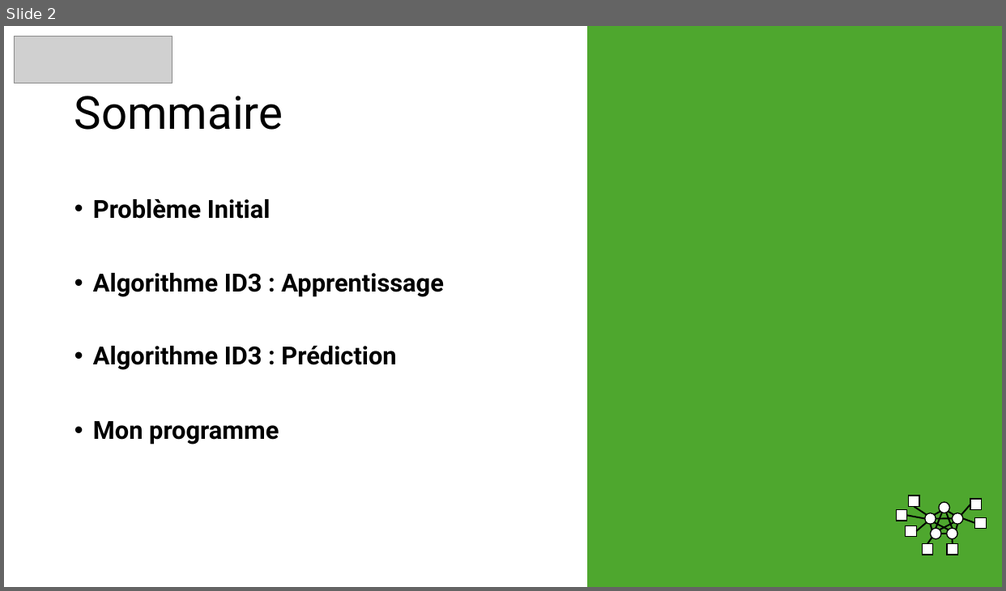
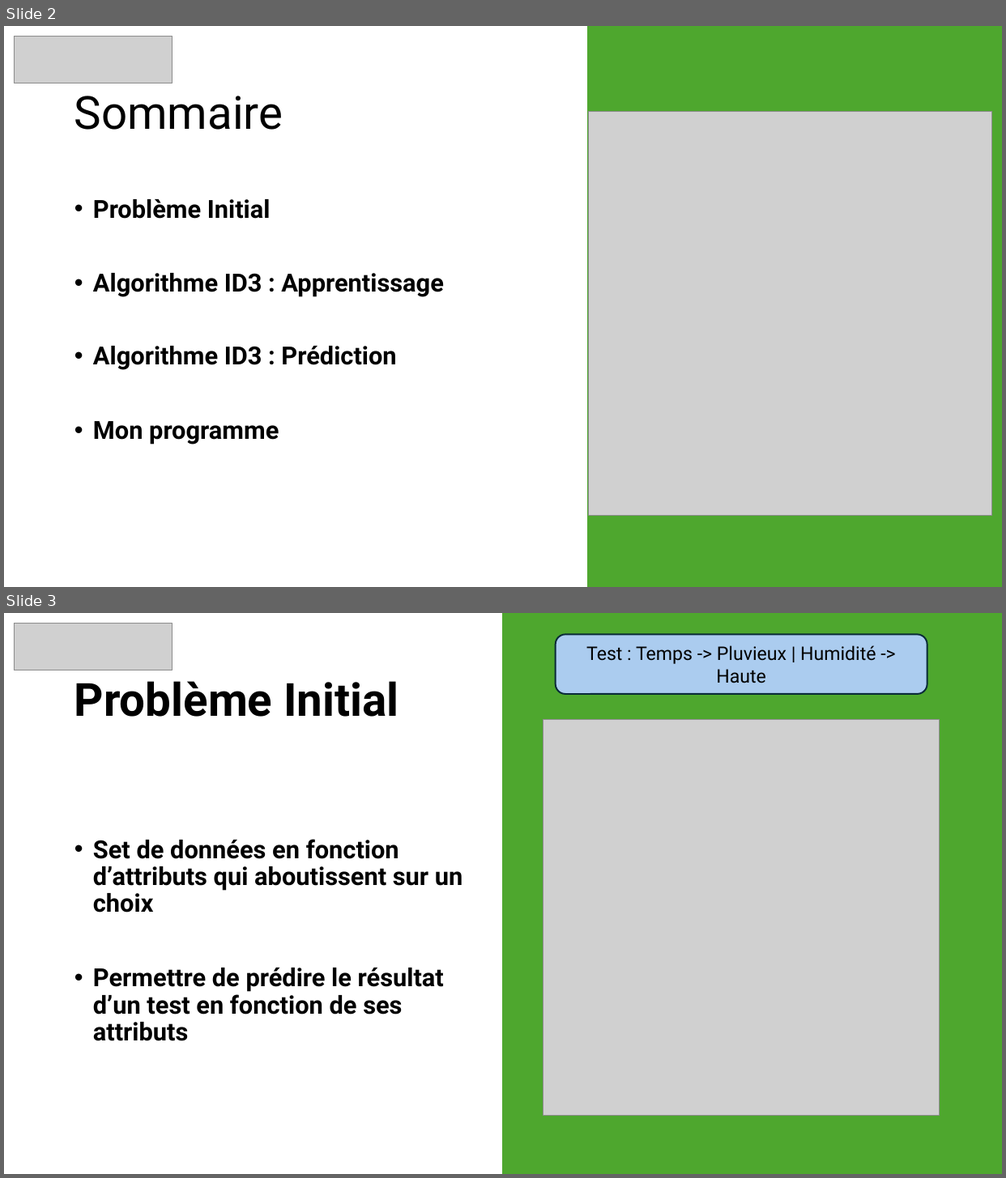
Before and after one commit to snonow/PROJ631-Arbres_de_decision, a slide deck: Presentation-Proj631 - Arbre_de_Décision.pptx. Shown one above the other, each under a label of ours: slide 2 before the commit, slides 2 and 3 after it. The pictures are 1006x591 and 1006x1178 pixels, drawn with LibreOffice and Linux fonts; fonts in the diff are those of the drawing; grey boxes stand for pictures; background and template pictures are left out. Boxes give left, top, right and bottom in pixels: in the first picture for what was removed or moved away, otherwise in the second. Text is boxed around its words. In the diff, an @@ line names an element or a change of style, - is before the commit and + after.

```diff
--- a/Presentation-Proj631 - Arbre_de_Décision.pptx
+++ b/Presentation-Proj631 - Arbre_de_Décision.pptx
@@ slide 3 added at (4,613,1002,1174), background #FFFFFF @@
@@ picture added at (14,624,172,671) @@
@@ text added at (67,613,747,618), 44 pt, text #000000 @@
+Sommaire
@@ rectangle added at (503,613,1002,1174), fill #4EA72E, outline #4EA72E 1.5 pt @@
@@ rounded rectangle added at (556,635,928,695), fill #ABCCEF, outline #092A39 1.5 pt, 18 pt, text #000000 @@
+Test : Temps -> Pluvieux | Humidité -> Haute
@@ text added at (74,681,398,717), 44 pt, text #000000, bold @@
+Problème Initial
@@ picture added at (543,720,940,1116) @@
@@ text added at (93,839,463,1041), 24 pt, text #000000, bold @@
+• Set de données en fonction d’attributs qui aboutissent sur un choix
+• Permettre de prédire le résultat d’un test en fonction de ses attributs
@@ slide 2 changed as well @@
@@ picture added at (589,111,993,515) @@
@@ group removed at (897,496,987,555): 17 lines, 7 rectangles, 5 ellipses @@
```
Also in this commit, not shown: 3 other slides changed, 2 other slides added, 3 slides removed, 2 other files.
